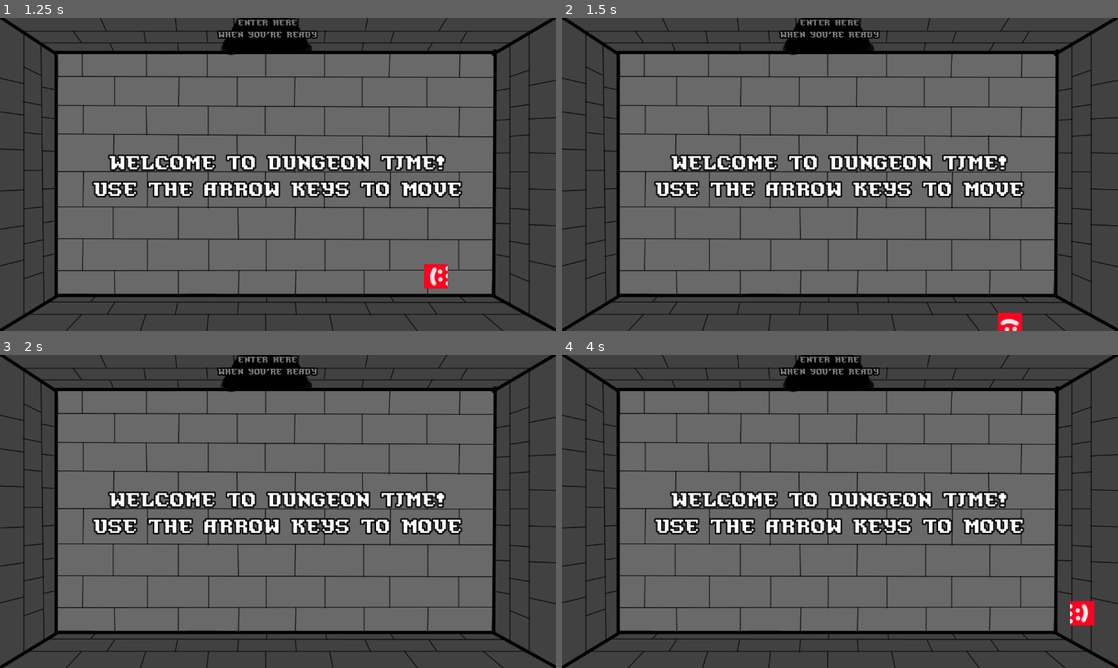
Above: before the commit, frames 1-4 (two rows, left to right).
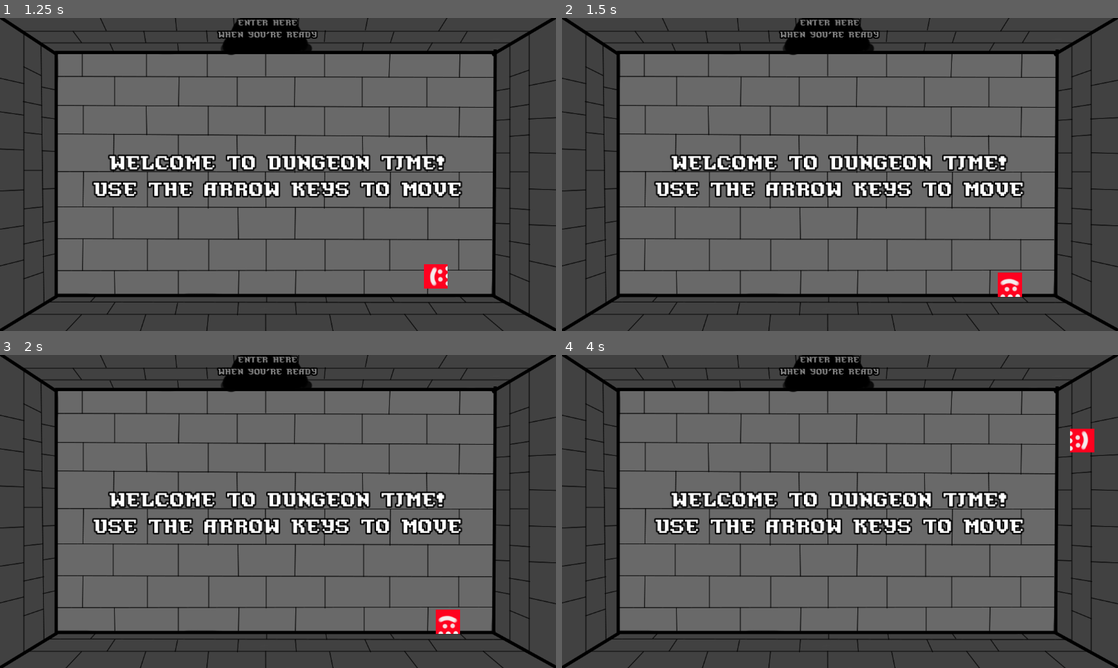
Above: after the commit, the same moments.

Repository: Damian-Wilding/DUNGEON_TIME
Game: Godot game, scene res://main.tscn
The game is run twice, just before and just after one commit, with the same random seed, the same clock (stepped at 60 frames per second) and the same inputs. The project has no main scene, so this scene is started directly.
Inputs:
- Up to frame 1 (1.25 s): tap Enter at 0.5 s; hold Right (move_right) from 0.53 s (still down); hold Space (attack) from 0.53 s (still down)
- Up to frame 2 (1.5 s): release Right (move_right) at 1.28 s; release Space (attack) at 1.28 s; hold Down (move_down) from 1.28 s (still down); tap Space (attack) at 1.35 s
- Up to frame 3 (2 s): keep holding Down (move_down)
- Up to frame 4 (4 s): tap Space (attack) at 2, 2.85 s; release Down (move_down) at 2.03 s; hold Right (move_right) 2.03-2.78 s; hold Space (attack) 2.03-2.78 s; hold Up (move_up) 2.78-3.53 s; tap Enter at 3.5 s; hold Left (move_left) from 3.53 s (still down); hold Space (attack) from 3.53 s (still down)

Frame 1 is identical in both runs. In frame 2, 0.6% of the frame differs, in the area x 78-83%, y 81-100%; in frame 3, 0.3%; in frame 4, 0.7%, in the area x 91-96%, y 23-87%.

Commit message:
changed players movement (staticbodies work now)

Diff:
--- a/Player.gd
+++ b/Player.gd
@@ -66,7 +66,7 @@
 
 
 	# Updates the position of the player.
-	position += velocity * delta
+	move_and_collide(velocity * delta)
 
 
 	##### Sets a clamp on the players position so that they can't go off screen.
